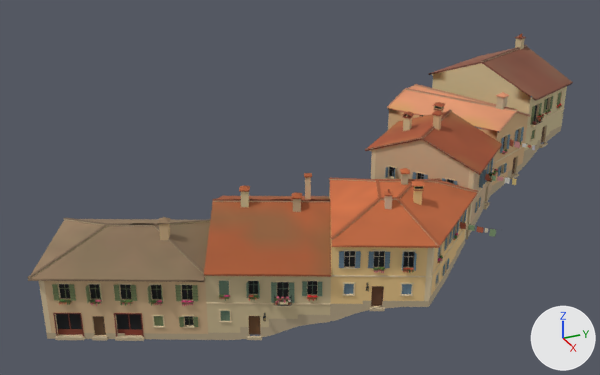
An edit to the glTF model games/yorimichi/assets/belmonte/meshes/SM_BM_BT_blk_33.glb, drawn before and after from the same camera.
The view is the same before and after, from a 50 mm lens placed at (74.5, -38.7, 47.5), pointed at (-1.4, -4.6, 9.5). Lighting does not change. The marker at lower right points along +X, +Y and +Z. The picture after the commit comes second. Vertices at exactly the same position are counted once.

In view in the first picture: 'SM_BM_BT_blk_33'.
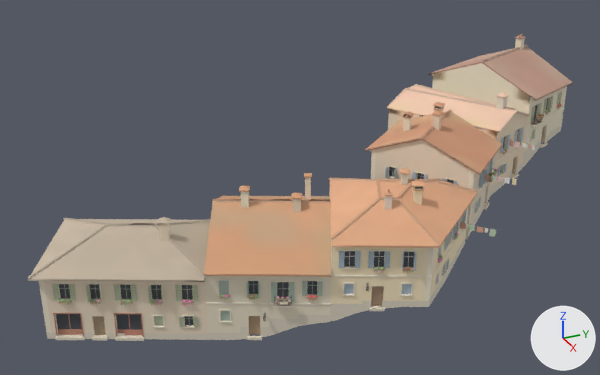
Where the change shows, as pixel boxes [x1, y1, x2, y2] in the pictures (600 x 375 px):
```json
{"part": 1, "of": "me_sm_bt_blk_33", "change": "recoloured", "before": [39, 38, 567, 341], "after": [39, 38, 567, 341]}
{"part": 2, "of": "me_sm_bt_blk_33", "change": "recoloured", "before": [27, 34, 573, 340], "after": [27, 34, 573, 340], "on screen": "brown to beige"}
```

Edits to the scene script, one JSON object a line:
```json
{"block": "me_sm_bt_blk_33", "where": "me_sm_bt_blk_33.from_pydata(...)  # 13222 vertices, 14974 faces; spans x -17.8..18.0, y -34.3..33.5, z -0.4..21.0"}
{"block": "me_sm_bt_blk_33", "where": "# used by ob_sm_bm_bt_blk_33; location = (0.0, 0.0, 0.0)"}
{"block": "me_sm_bt_blk_33", "change": "me_sm_bt_blk_33 part 1: 6414 faces centred in x -17.3..17.4, y -33.5..33.3, z -0.3..20.5 are repainted in the vertex colours; the middle colour goes from beige #dec9a3 to pale yellow #f0e6d1"}
{"block": "me_sm_bt_blk_33", "change": "me_sm_bt_blk_33 part 2: 8560 faces centred in x -17.5..18.0, y -34.2..32.9, z -0.3..21.0 are repainted in the vertex colours; the middle colour goes from brown #9a7359 to beige #ccb3a0"}
```
